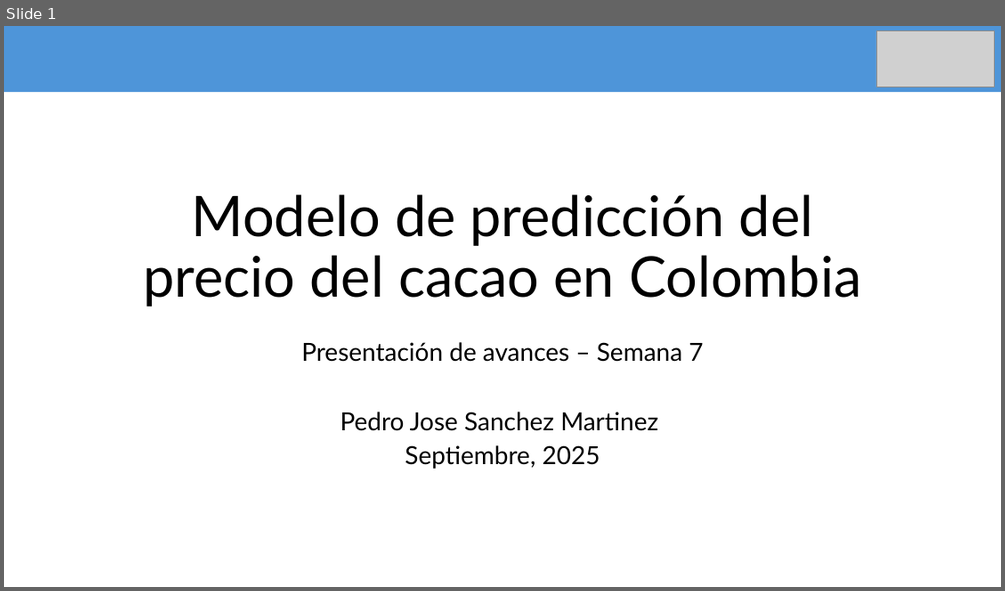
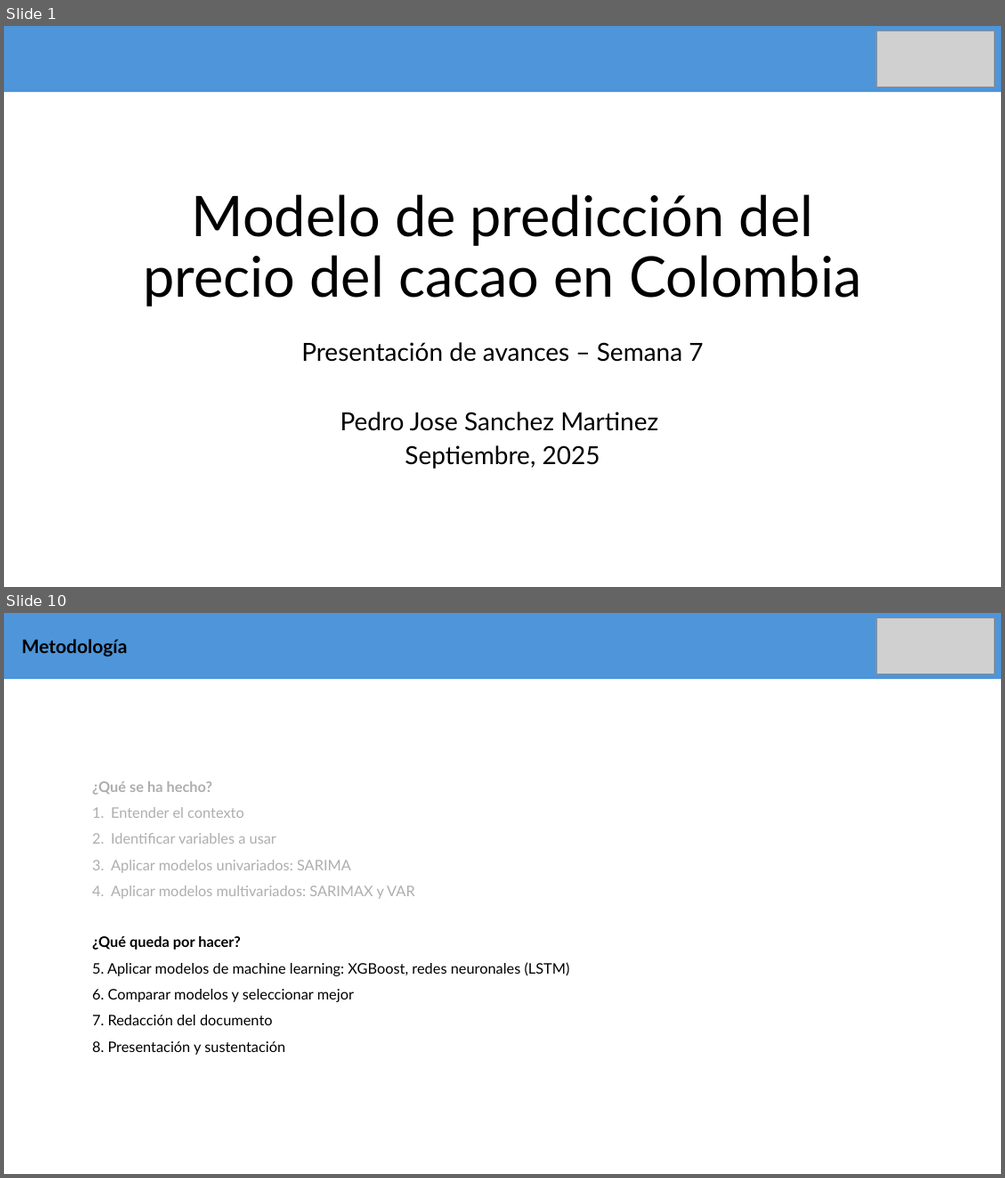
Before and after one commit to pedr0jos3/Mi-tesis, a slide deck: PresentacionAvances.pptx. Shown one above the other, each under a label of ours: slide 1 before the commit, slides 1 and 10 after it; the slides between them are not shown. The pictures are 1005x591 and 1005x1178 pixels, drawn with LibreOffice and Linux fonts; fonts in the diff are those of the drawing; grey boxes stand for pictures. Boxes give left, top, right and bottom in pixels: in the first picture for what was removed or moved away, otherwise in the second. Text is boxed around its words. In the diff, an @@ line names an element or a change of style, - is before the commit and + after.

```diff
--- a/PresentacionAvances.pptx
+++ b/PresentacionAvances.pptx
@@ slide 10 added at (4, 613, 1001, 1174), background #FFFFFF @@
@@ rectangle added at (4, 613, 1001, 679), fill #4E95D9 @@
@@ text added at (22, 639, 128, 657), 18 pt, text #000000, bold @@
+Metodología
@@ picture added at (877, 618, 995, 674) @@
@@ subtitle added at (92, 781, 415, 899), 14 pt, text #AEAEAE @@
+¿Qué se ha hecho?
+1. Entender el contexto
+2. Identificar variables a usar
+3. Aplicar modelos univariados: SARIMA
+4. Aplicar modelos multivariados: SARIMAX y VAR
@@ text added at (92, 936, 570, 1054), 14 pt, text #000000 @@
+¿Qué queda por hacer?
+5. Aplicar modelos de machine learning: XGBoost, redes neuronales (LSTM)
+6. Comparar modelos y seleccionar mejor
+7. Redacción del documento
+8. Presentación y sustentación
```
Also in this commit, not shown: 7 slides changed, 2 other slides added, 2 other files.
